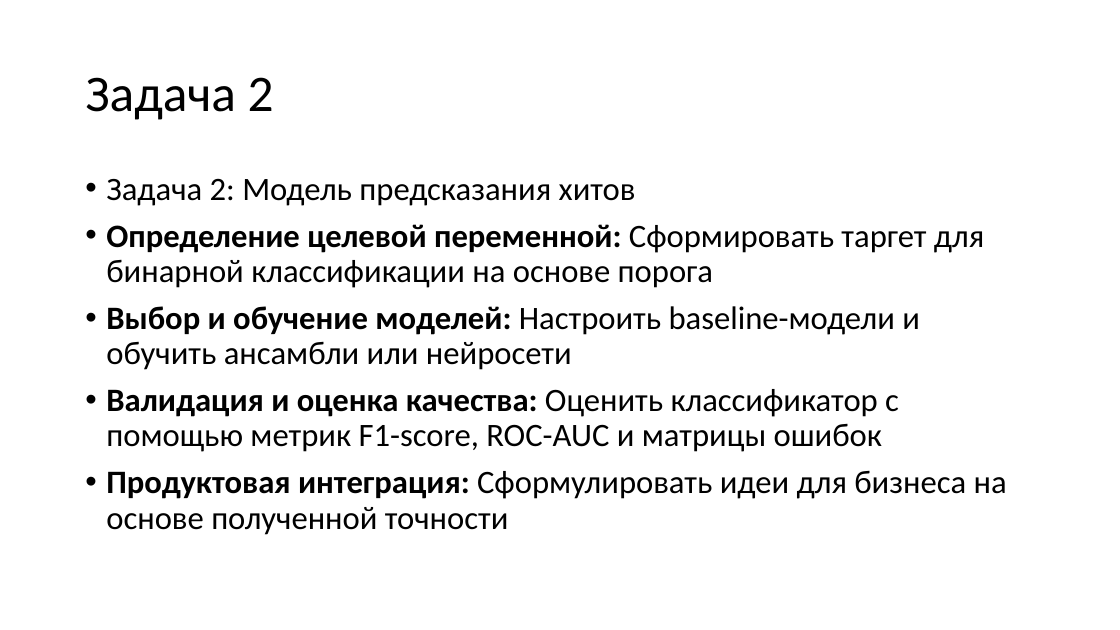
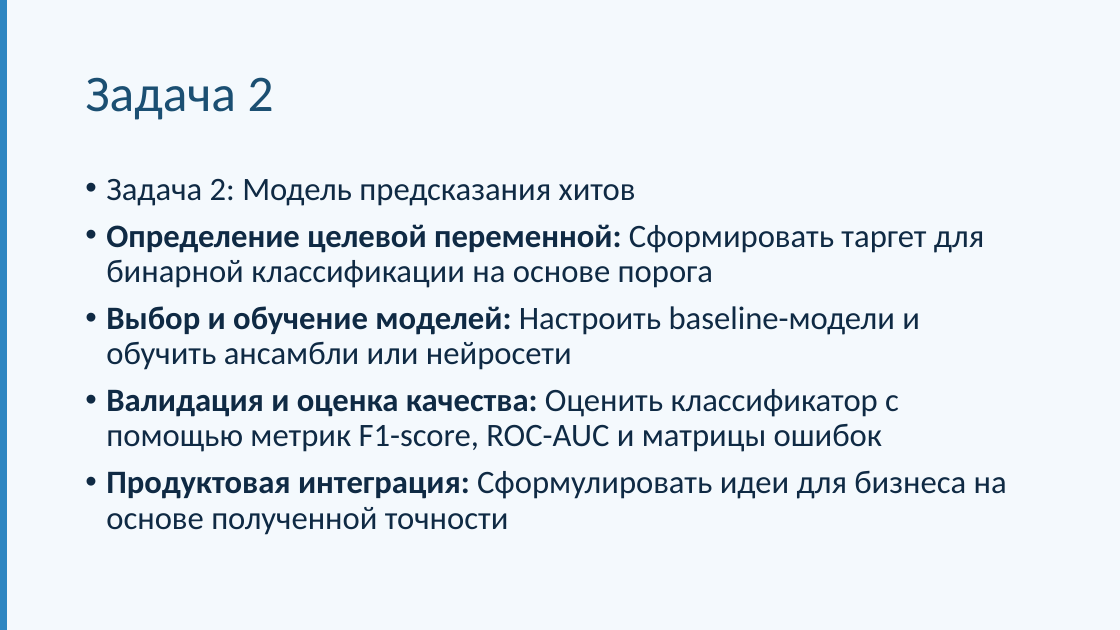
Before and after one commit to alexveider1/soa_hackathon, a slide deck: slide 4 of presentation_temp.pptx. Drawn at 1120x630 pixels with LibreOffice and Linux fonts; fonts in the diff are those of the drawing. Boxes give left, top, right and bottom in pixels: in the first picture for what was removed or moved away, otherwise in the second. Text is boxed around its words. In the diff, an @@ line names an element or a change of style, - is before the commit and + after.

```diff
--- a/presentation_temp.pptx
+++ b/presentation_temp.pptx
@@ background #FFFFFF to #F4F9FD @@
@@ rectangle added at [0, 0, 7, 630], fill #2E86C1 @@
@@ title "Задача 2" at [85, 77, 274, 120]: text colour #000000 to #1B4F72 @@
@@ text "Задача 2: Модель предсказания хитов" at [106, 179, 1007, 535]: text colour #000000 to #0F2A44 @@
```
Also in this commit, not shown: 9 other slides changed.
